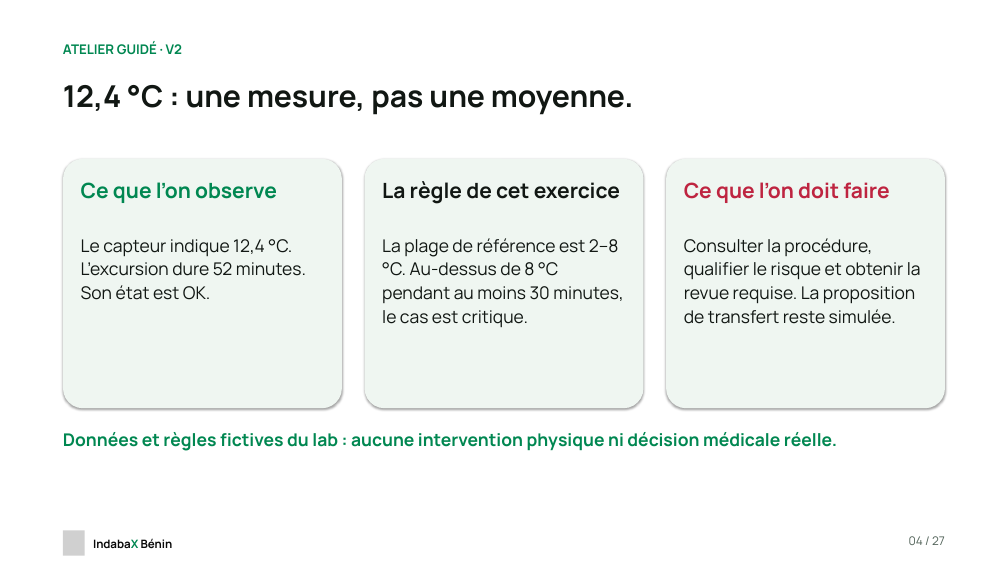
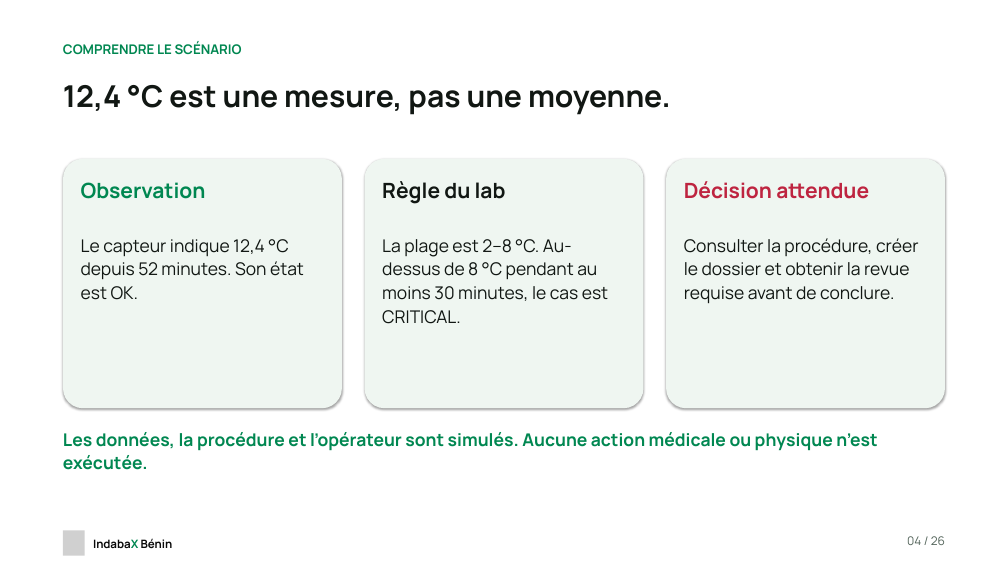
Before and after one commit to chabelbossa/indabax-reliable-ai-agents, a slide deck: slide 4 of slides/indabax-reliable-ai-agents-fr-v2.pptx. Drawn at 1008x567 pixels with LibreOffice and Linux fonts; fonts in the diff are those of the drawing; grey boxes stand for pictures. Boxes give left, top, right and bottom in pixels: in the first picture for what was removed or moved away, otherwise in the second. Text is boxed around its words. In the diff, an @@ line names an element or a change of style, - is before the commit and + after.

```diff
--- a/slides/indabax-reliable-ai-agents-fr-v2.pptx
+++ b/slides/indabax-reliable-ai-agents-fr-v2.pptx
@@ text at (x1=63, y1=41, x2=242, y2=54): text changed @@
-ATELIER GUIDÉ · V2
+COMPRENDRE LE SCÉNARIO
@@ text at (x1=63, y1=85, x2=671, y2=115): text changed @@
-12,4 °C : une mesure, pas une moyenne.
+12,4 °C est une mesure, pas une moyenne.
@@ text at (x1=81, y1=182, x2=206, y2=199): text changed @@
-Ce que l’on observe
+Observation
@@ text at (x1=382, y1=181, x2=506, y2=204): text changed @@
-La règle de cet exercice
+Règle du lab
@@ text at (x1=684, y1=181, x2=869, y2=199): text changed @@
-Ce que l’on doit faire
+Décision attendue
@@ text at (x1=81, y1=239, x2=304, y2=300): text changed @@
-Le capteur indique 12,4 °C. L’excursion dure 52 minutes. Son état est OK.
+Le capteur indique 12,4 °C depuis 52 minutes. Son état est OK.
@@ text at (x1=382, y1=239, x2=608, y2=324): text changed @@
-La plage de référence est 2–8 °C. Au-dessus de 8 °C pendant au moins 30 minutes, le cas est critique.
+La plage est 2–8 °C. Au-dessus de 8 °C pendant au moins 30 minutes, le cas est CRITICAL.
@@ text at (x1=684, y1=238, x2=919, y2=304): text changed @@
-Consulter la procédure, qualifier le risque et obtenir la revue requise. La proposition de transfert reste simulée.
+Consulter la procédure, créer le dossier et obtenir la revue requise avant de conclure.
@@ text at (x1=63, y1=432, x2=877, y2=470): text changed @@
-Données et règles fictives du lab : aucune intervention physique ni décision médicale réelle.
+Les données, la procédure et l’opérateur sont simulés. Aucune action médicale ou physique n’est exécutée.
@@ text at (x1=907, y1=536, x2=945, y2=545): text changed @@
-04 / 27
+04 / 26
```
Also in this commit, not shown: 8 other slides changed, 17 slides added, 18 slides removed, 5 other files.
